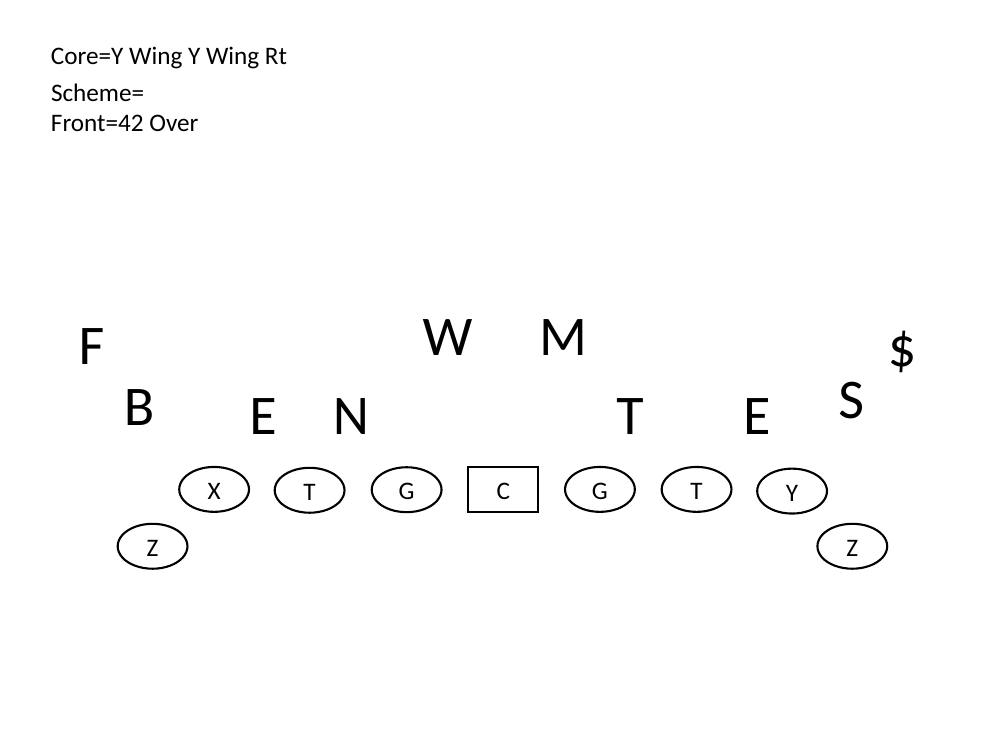
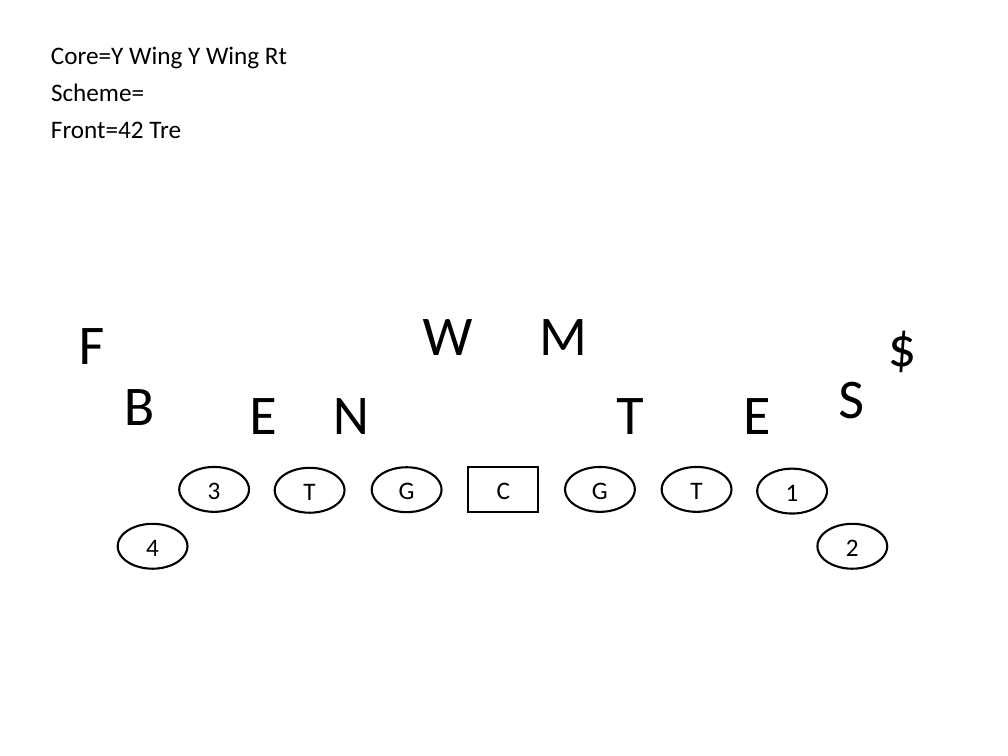
Before and after one commit to Aceplace/VBAScoutCard, a slide deck: slide 50 of CoreTemplates/core_fronts.pptx (slide 40 before the commit). Drawn at 1008x756 pixels with LibreOffice and Linux fonts; fonts in the diff are those of the drawing. Boxes give left, top, right and bottom in pixels: in the first picture for what was removed or moved away, otherwise in the second. Text is boxed around its words. In the diff, an @@ line names an element or a change of style, - is before the commit and + after.

```diff
--- a/CoreTemplates/core_fronts.pptx
+++ b/CoreTemplates/core_fronts.pptx
@@ text at bbox=[51, 121, 181, 138]: text changed @@
-Front=42 Over
+Front=42 Tre
@@ text in ellipse at bbox=[208, 482, 221, 499]: text changed @@
-X
+3
@@ text in ellipse at bbox=[786, 484, 799, 501]: text changed @@
-Y
+1
@@ text in ellipse at bbox=[146, 539, 159, 556]: text changed @@
-Z
+4
@@ text in ellipse at bbox=[846, 539, 859, 556]: text changed @@
-Z
+2
```
Also in this commit, not shown: 41 other slides changed, 10 slides added, 13 other files.
